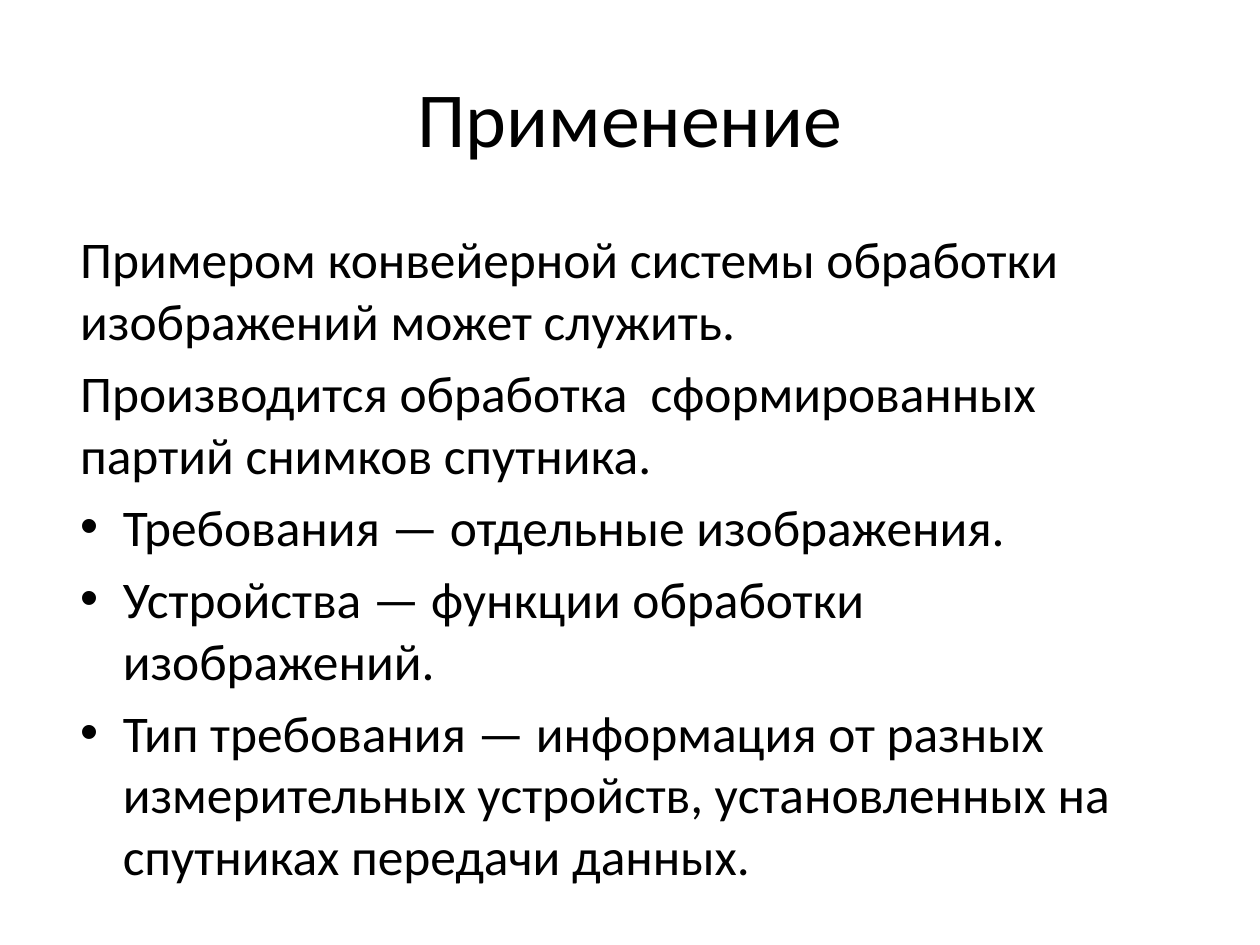
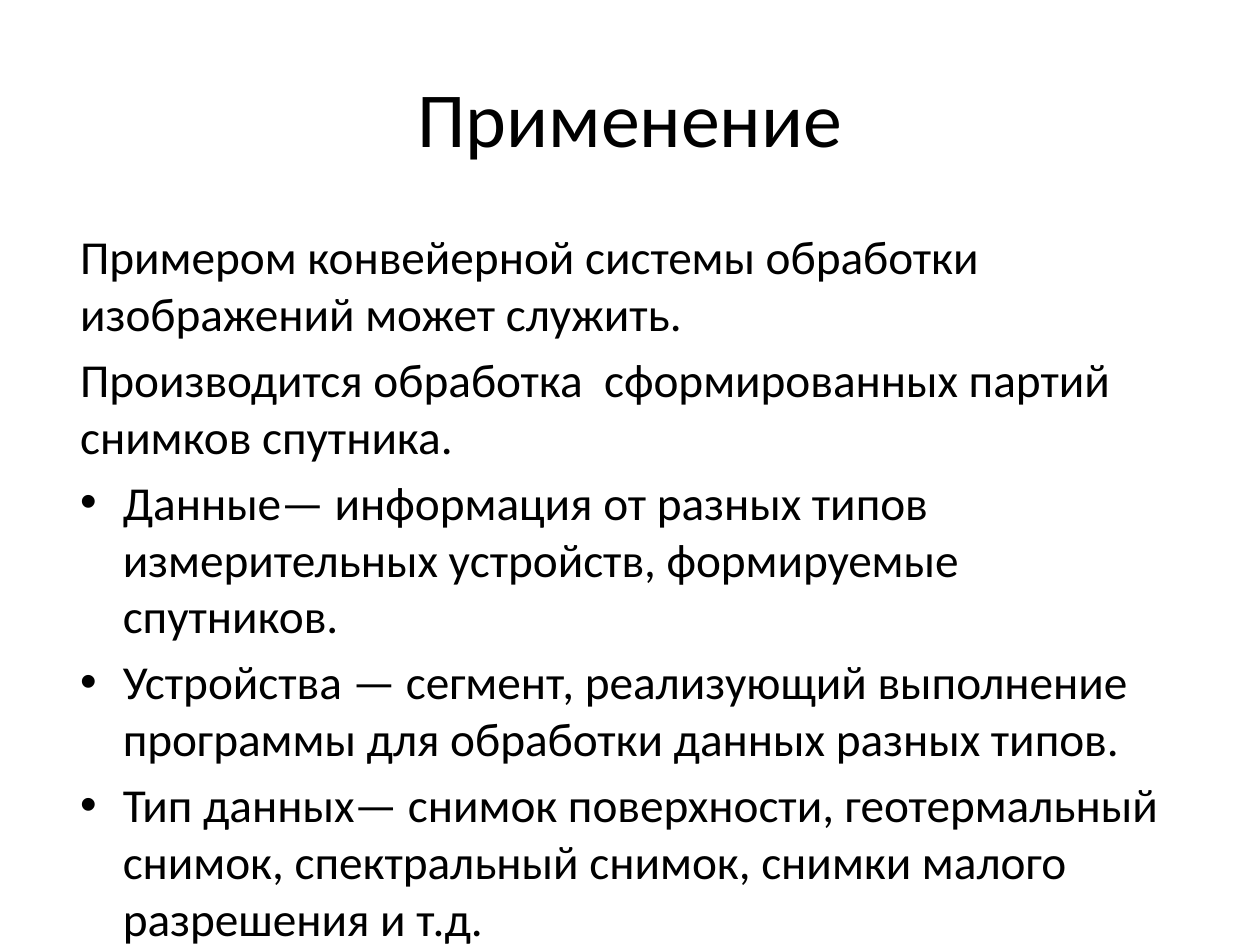
Before and after one commit to sasha2567/diplom, a slide deck: slide 18 of К защите/Саша/В диплом/На защиту/На защиту.pptx. Drawn at 1260x945 pixels with LibreOffice and Linux fonts; fonts in the diff are those of the drawing. Boxes give left, top, right and bottom in pixels: in the first picture for what was removed or moved away, otherwise in the second. Text is boxed around its words. In the diff, an @@ line names an element or a change of style, - is before the commit and + after.

```diff
--- a/К защите/Саша/В диплом/На защиту/На защиту.pptx
+++ b/К защите/Саша/В диплом/На защиту/На защиту.pptx
@@ text at (80, 242, 1110, 462): size 32.4 to 29.8 pt in "Примером конвейерной системы обработки изображений может слу ...", "Производится обработка сформированных партий снимков спутник ..." @@
@@ text at (123, 488, 1158, 944): text changed; size 32.4 to 29.8 pt @@
-• Требования — отдельные изображения.
-• Устройства — функции обработки изображений.
-• Тип требования — информация от разных измерительных устройств, установленных на спутниках передачи данных.
+• Данные— информация от разных типов измерительных устройств, формируемые спутников.
+• Устройства — сегмент, реализующий выполнение программы для обработки данных разных типов.
+• Тип данных— снимок поверхности, геотермальный снимок, спектральный снимок, снимки малого разрешения и т.д.
```
Also in this commit, not shown: 5 other slides changed, 2 other files.
